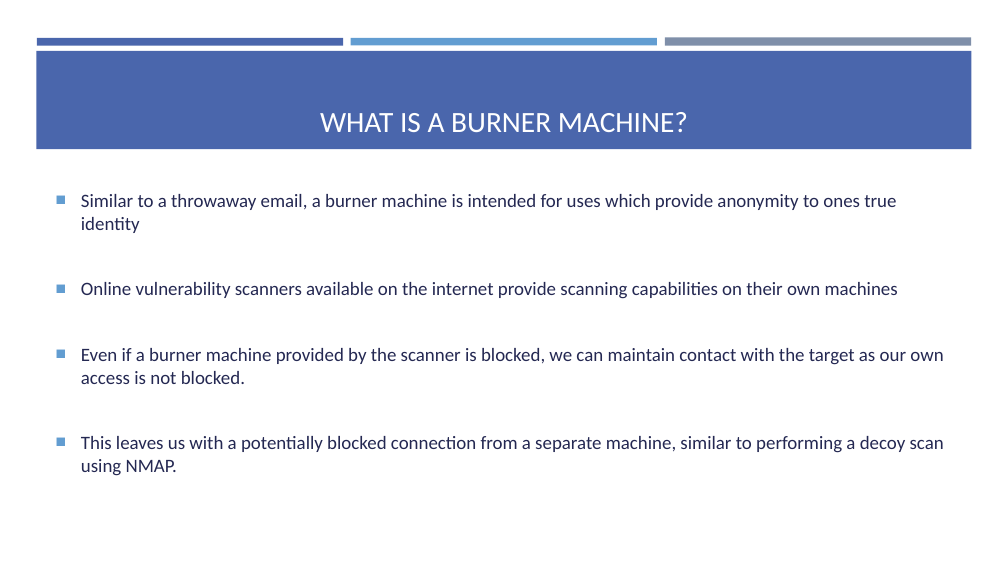
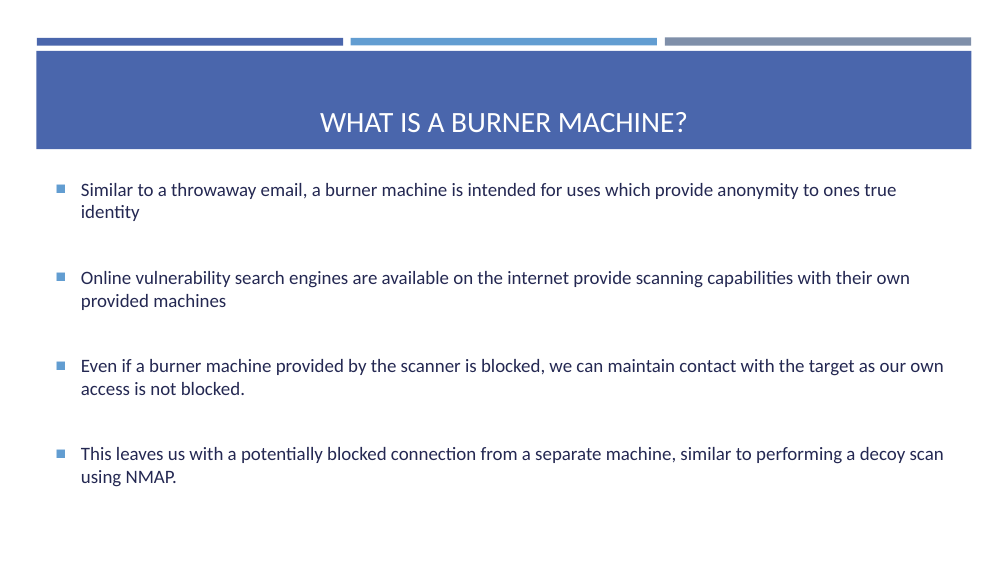
Before and after one commit to aqeebhussain122/hpc-offensive-security, a slide deck: slide 15 of Offensive Security Tactics for Linux Professionals - Active Reconnaissance.pptx. Drawn at 1008x567 pixels with LibreOffice and Linux fonts; fonts in the diff are those of the drawing. Boxes give left, top, right and bottom in pixels: in the first picture for what was removed or moved away, otherwise in the second. Text is boxed around its words. In the diff, an @@ line names an element or a change of style, - is before the commit and + after.

```diff
--- a/Offensive Security Tactics for Linux Professionals - Active Reconnaissance.pptx
+++ b/Offensive Security Tactics for Linux Professionals - Active Reconnaissance.pptx
@@ text at bbox=[81, 271, 910, 310]: text changed @@
-■ Online vulnerability scanners available on the internet provide scanning capabilities on their own machines
+■ Online vulnerability search engines are available on the internet provide scanning capabilities with their own provided machines
```
Also in this commit, not shown: 2 other slides changed, 8 other files.
